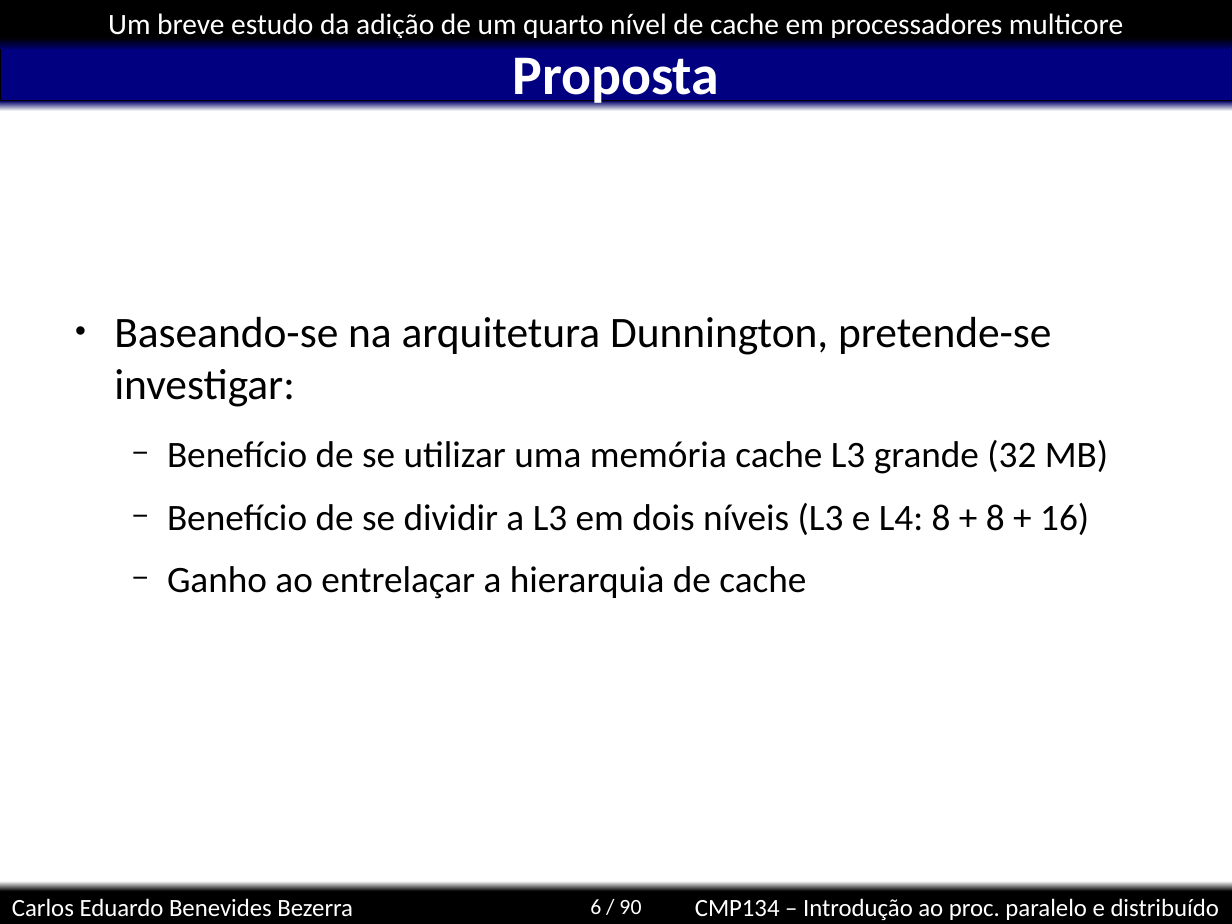
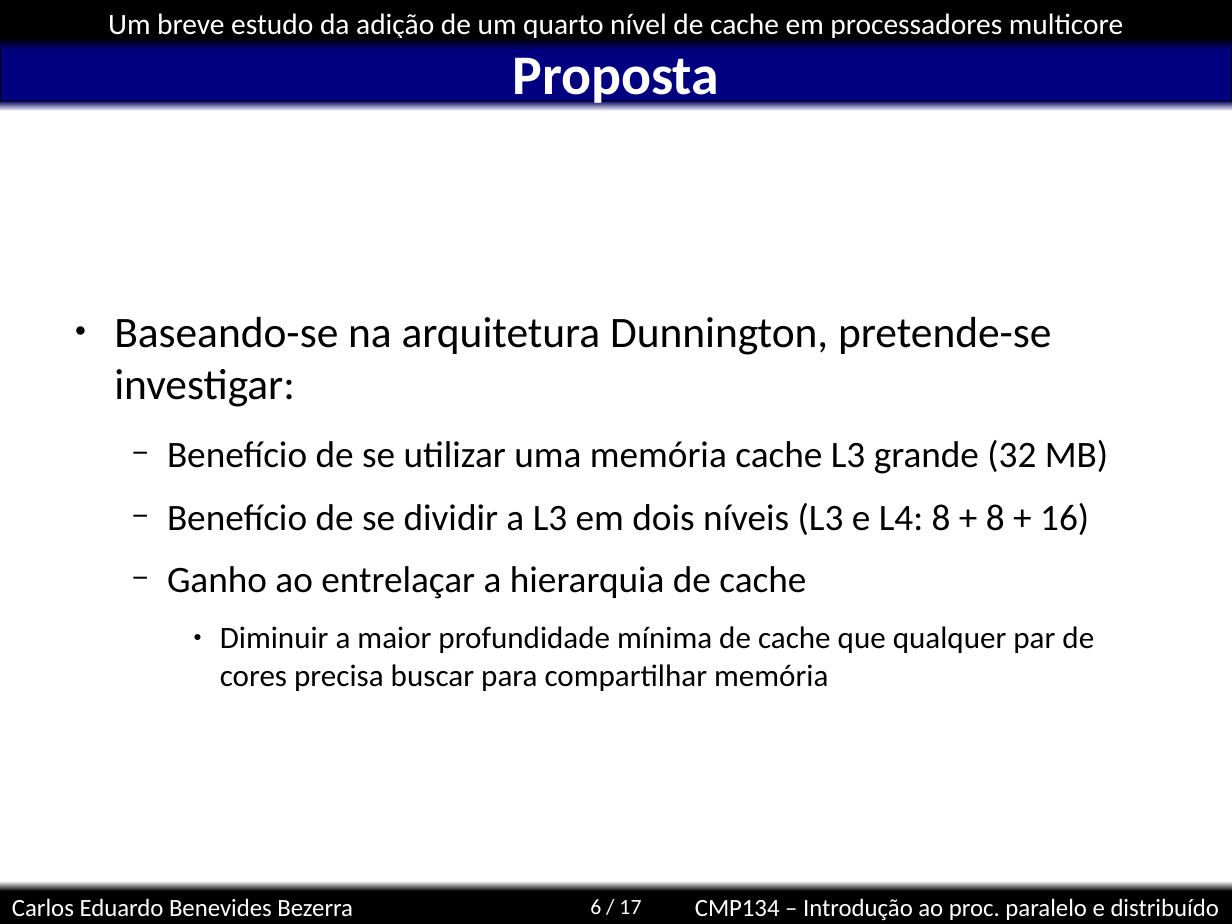
Before and after one commit to kdubezerra/kdubezerra, a slide deck: slide 6 of disciplinas/cmp134/simics/carloseduardo.ppt. Drawn at 1232x924 pixels with LibreOffice and Linux fonts; fonts in the diff are those of the drawing; background and template pictures are left out. Boxes give left, top, right and bottom in pixels: in the first picture for what was removed or moved away, otherwise in the second. Text is boxed around its words. In the diff, an @@ line names an element or a change of style, - is before the commit and + after.

```diff
--- a/disciplinas/cmp134/simics/carloseduardo.ppt
+++ b/disciplinas/cmp134/simics/carloseduardo.ppt
@@ text at (220,626,1094,691): paragraph added @@
+    ● Diminuir a maior profundidade mínima de cache que qualquer par de cores precisa buscar para compartilhar memória
@@ page number at (590,899,641,914): text changed @@
-6 / 90
+6 / 17
```
Also in this commit, not shown: 6 other slides changed, 8 slides added, 2 other files.
